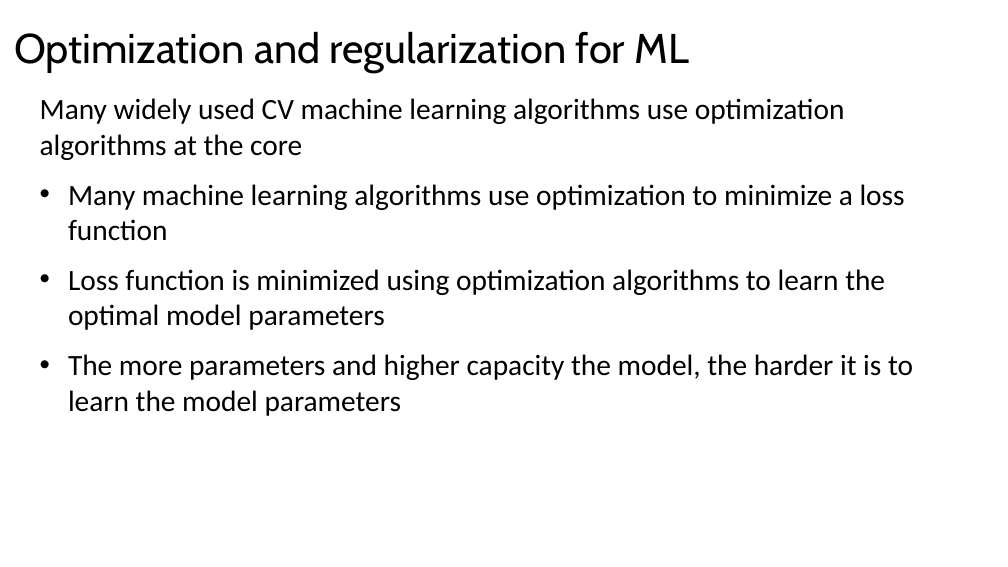
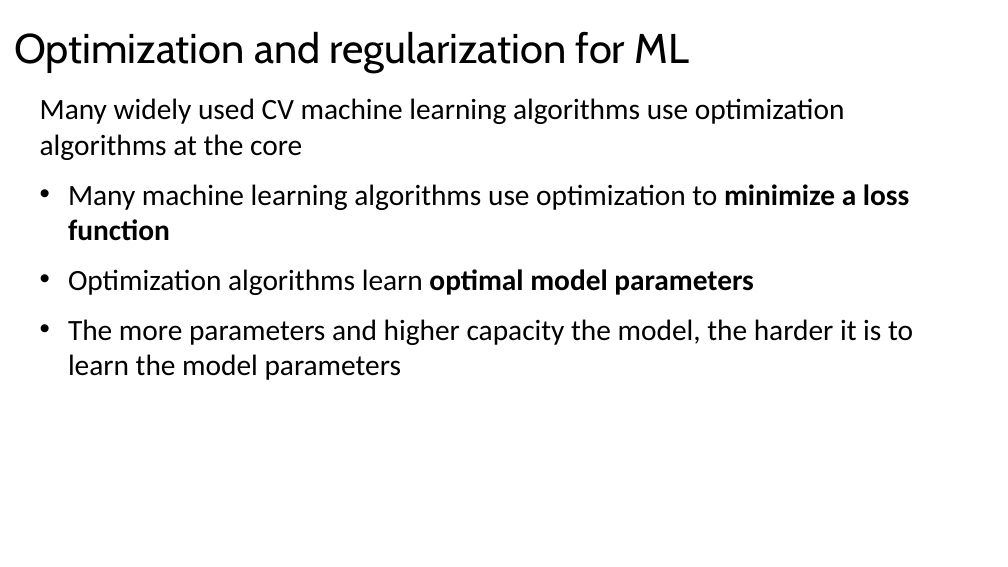
Before and after one commit to StephenElston/CSCI-E25, a slide deck: slide 3 of SupplementaryMaterial/RegularizatioinAndOptimization.pptx. Drawn at 1008x567 pixels with LibreOffice and Linux fonts; fonts in the diff are those of the drawing. Boxes give left, top, right and bottom in pixels: in the first picture for what was removed or moved away, otherwise in the second. Text is boxed around its words. In the diff, an @@ line names an element or a change of style, - is before the commit and + after.

```diff
--- a/SupplementaryMaterial/RegularizatioinAndOptimization.pptx
+++ b/SupplementaryMaterial/RegularizatioinAndOptimization.pptx
@@ text at box(68, 184, 909, 241): bold on in "minimize a loss function" @@
@@ text at box(68, 269, 753, 295): text changed @@
-• Loss function is minimized using optimization algorithms to learn the optimal model parameters
+• Optimization algorithms learn optimal model parameters
```
Also in this commit, not shown: 5 other slides changed.
